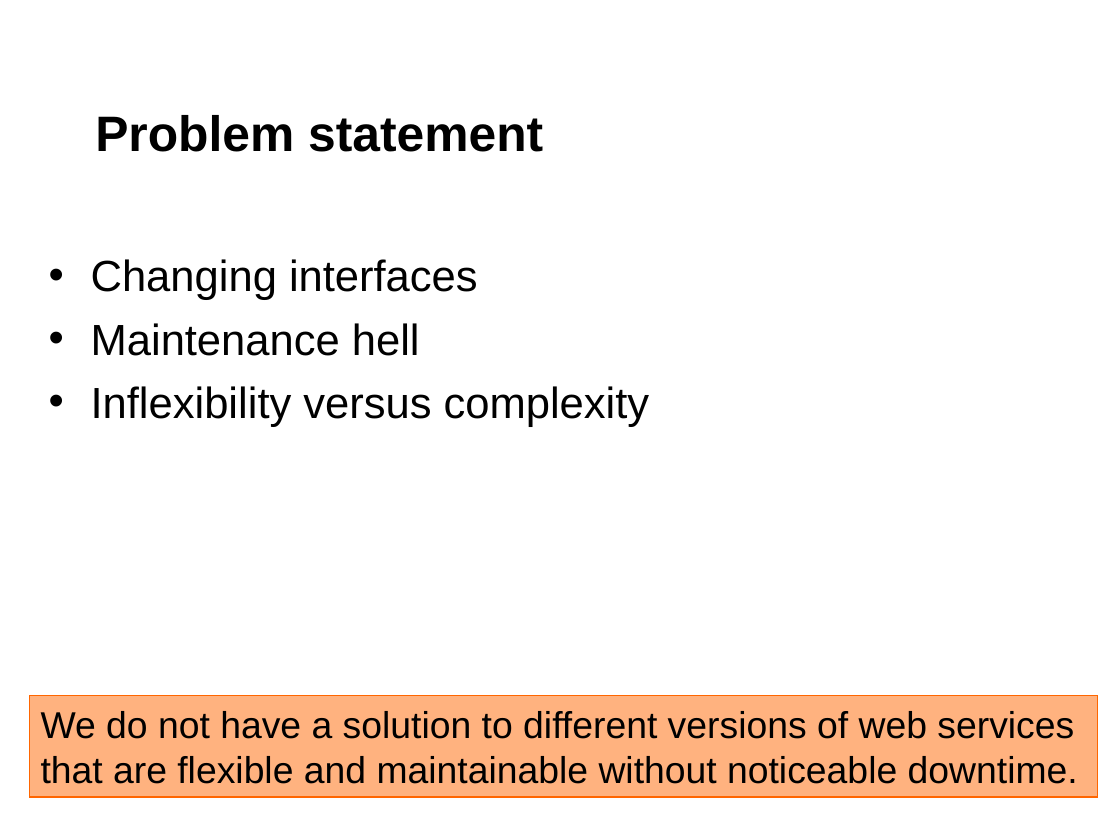
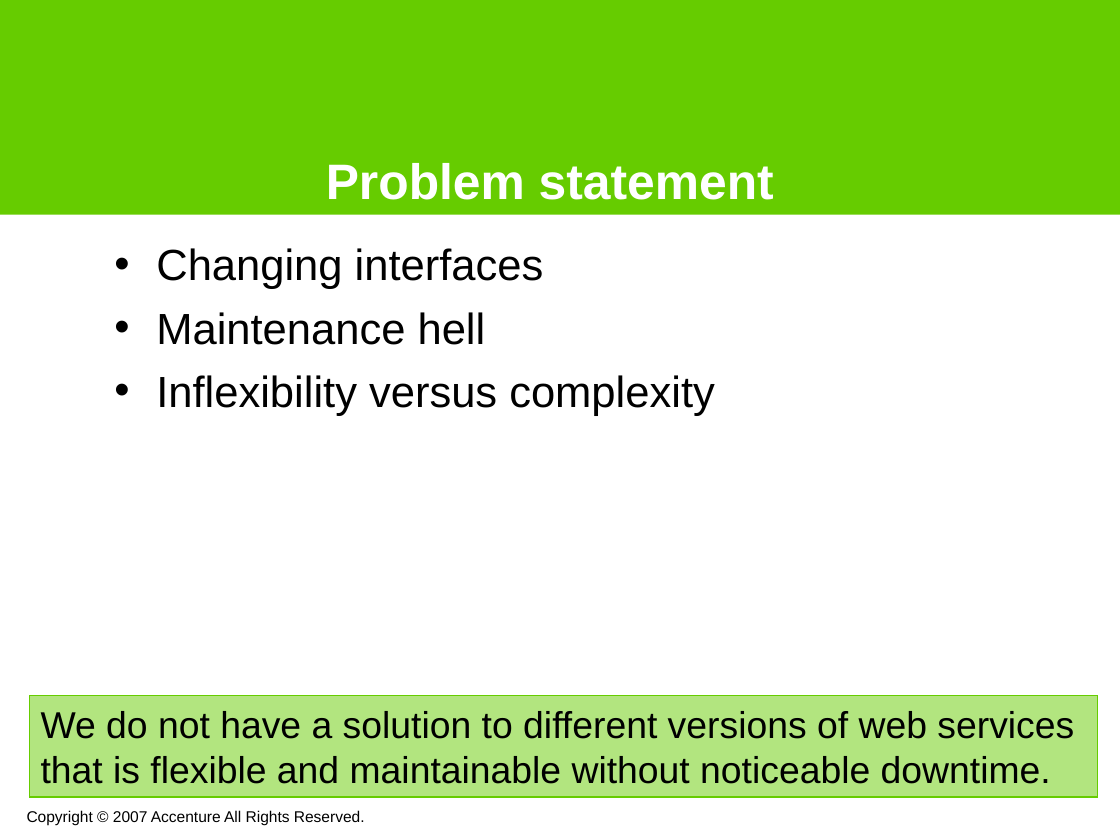
Before and after one commit to noushadali/osgi-samples, a slide deck: slide 5 of congress-registration/documentation/Webservice versioning using osgi.ppt. Drawn at 1120x840 pixels with LibreOffice and Linux fonts; fonts in the diff are those of the drawing; background and template pictures are left out. Boxes give left, top, right and bottom in pixels: in the first picture for what was removed or moved away, otherwise in the second. Text is boxed around its words. In the diff, an @@ line names an element or a change of style, - is before the commit and + after.

```diff
--- a/congress-registration/documentation/Webservice versioning using osgi.ppt
+++ b/congress-registration/documentation/Webservice versioning using osgi.ppt
@@ rectangle added at (0,0,1120,215), fill #66CC00 @@
@@ title "Problem statement": place and size @@
-title "Problem statement" at (95,115,543,152)
+title "Problem statement" at (326,163,774,200)
@@ title "Problem statement" at (326,163,774,200): text colour #000000 to #FFFFFF @@
@@ text "Changing interfaces": place and size @@
-text "Changing interfaces" at (91,259,650,427)
+text "Changing interfaces" at (156,248,715,416)
@@ rectangle "We do not have a ..." at (29,696,1098,796): fill #FF6600 at 50% opacity to #66CC00 at 50% opacity; outline #FF6600 0.99 pt to #66CC00 0.99 pt @@
@@ text in rectangle at (41,756,1051,784): text changed @@
-that are flexible and maintainable without noticeable downtime.
+that is flexible and maintainable without noticeable downtime.
@@ text added at (27,810,365,825), 10 pt, text #000000 @@
+Copyright © 2007 Accenture All Rights Reserved.
```
Also in this commit, not shown: 13 other slides changed, 2 slides added, 1 slide removed.
